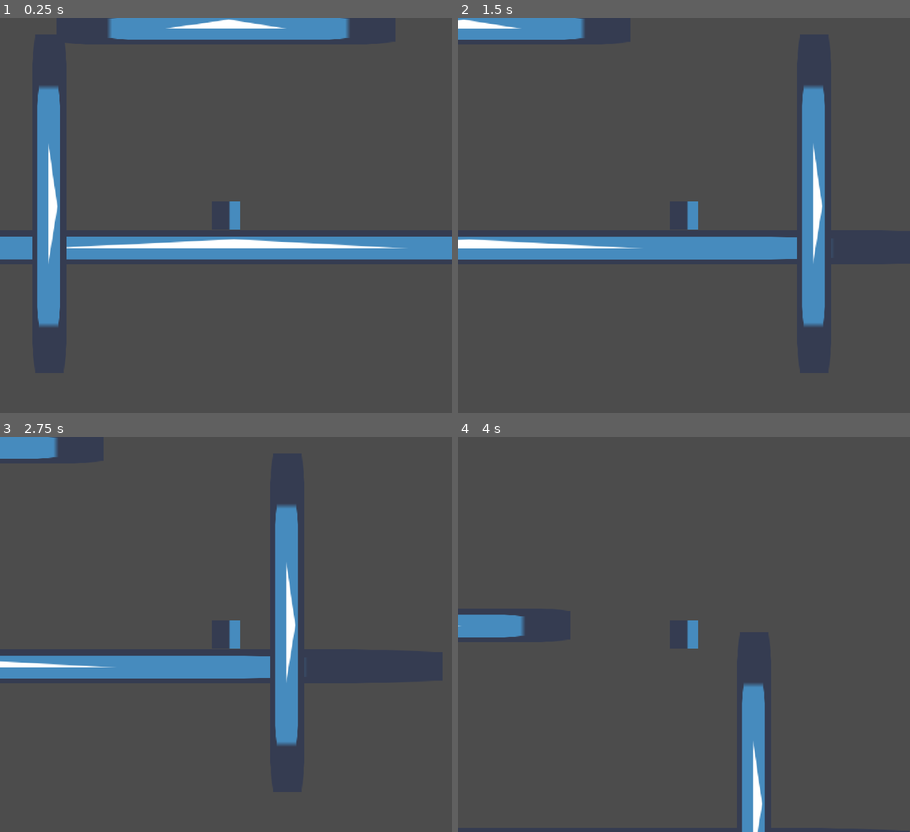
Above: before the commit, frames 1-4 (two rows, left to right).
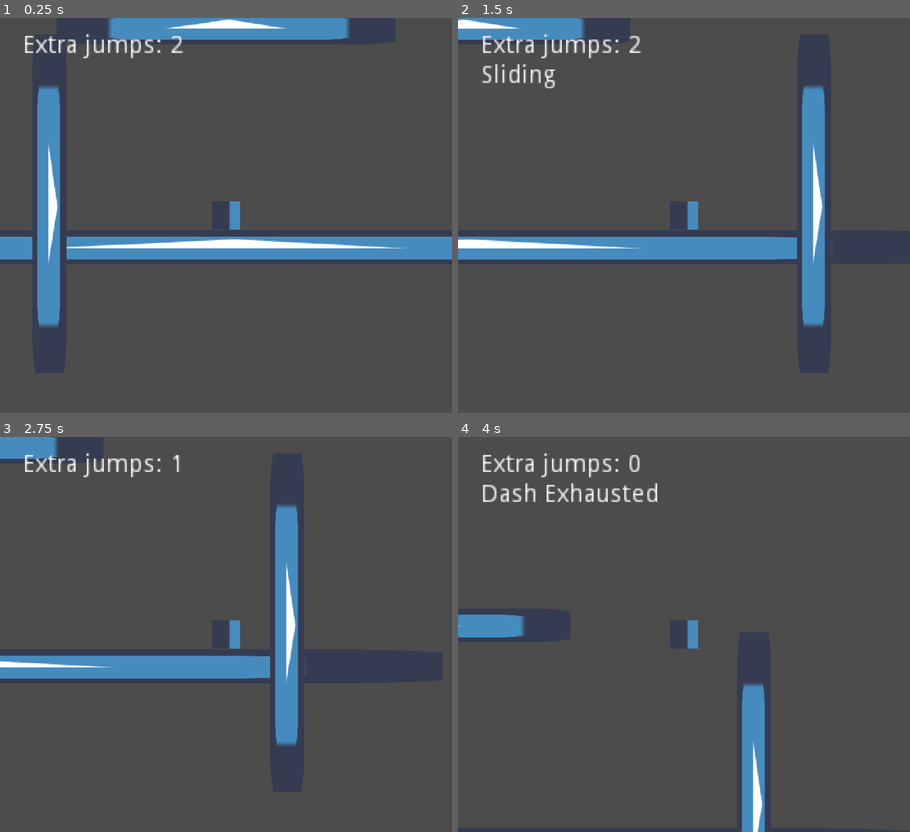
Above: after the commit, the same moments.

Repository: ThomasWoods/ldjam46
Game: Godot game, scene res://Scenes/TestArea.tscn
The game is run twice, just before and just after one commit, with the same random seed, the same clock (stepped at 60 frames per second) and the same inputs. The engine's default icon, where the game draws it, is replaced by a stand-in: a white triangle on a blue panel in a dark square.
Inputs:
- Up to frame 1 (0.25 s): no input
- Up to frame 2 (1.5 s): tap Enter at 0.5 s; hold D (move_right) 0.53-1.28 s; hold Space (jump) 0.53-1.28 s; tap Ctrl (dash) at 0.6 s; hold S (move_down) from 1.28 s (still down); tap Space (jump) at 1.35 s
- Up to frame 3 (2.75 s): tap Space (jump) at 1.52, 1.82 s; tap Ctrl (dash) at 1.55, 2.1 s; release S (move_down) at 2.03 s; hold D (move_right) from 2.03 s (still down); hold Space (jump) from 2.03 s (still down)
- Up to frame 4 (4 s): release D (move_right) at 2.78 s; release Space (jump) at 2.78 s; hold W (move_up) 2.78-3.53 s; tap Shift (run) at 2.85 s; tap Space (jump) at 3.02, 3.32 s; tap Ctrl (dash) at 3.05, 3.6 s; hold A (move_left) from 3.53 s (still down); hold Space (jump) from 3.53 s (still down)

The runs differ from the first frame. In frame 1, 0.6% of the frame differs, in the area x 5-41%, y 4-11%; in frame 2, 1.0%; in frame 3, 0.6%; in frame 4, 1.3%, in the area x 5-45%, y 4-17%.

Commit message:
added some info to the screen

Diff:
--- a/Scenes/TestArea.tscn
+++ b/Scenes/TestArea.tscn
@@ -1,8 +1,9 @@
-[gd_scene load_steps=5 format=2]
+[gd_scene load_steps=6 format=2]
 
 [ext_resource path="res://icon.png" type="Texture" id=1]
 [ext_resource path="res://Scenes/Player.tscn" type="PackedScene" id=2]
 [ext_resource path="res://Scripts/SetCamera2D.gd" type="Script" id=3]
+[ext_resource path="res://Scripts/infoLabel.gd" type="Script" id=4]
 
 [sub_resource type="RectangleShape2D" id=1]
 
@@ -59,3 +60,13 @@
 
 [node name="Camera2D" type="Camera2D" parent="Player"]
 script = ExtResource( 3 )
+
+[node name="Label" type="Label" parent="Player/Camera2D"]
+margin_left = -115.409
+margin_top = -102.912
+margin_right = -75.4089
+margin_bottom = -88.9124
+script = ExtResource( 4 )
+__meta__ = {
+"_edit_use_anchors_": false
+}
--- a/Scripts/Player.gd
+++ b/Scripts/Player.gd
@@ -1,4 +1,6 @@
 extends KinematicBody2D
+
+class_name Player
 
 var touching_ground :=false
 var touching_cieling :=false
--- /dev/null
+++ b/Scripts/infoLabel.gd
@@ -0,0 +1,22 @@
+extends Label
+
+
+# Declare member variables here. Examples:
+# var a = 2
+# var b = "text"
+var player : Player
+
+# Called when the node enters the scene tree for the first time.
+func _ready():
+	player = get_parent().get_parent()
+
+
+# Called every frame. 'delta' is the elapsed time since the previous frame.
+func _process(delta):
+	set_text(
+		"Extra jumps: "+str(player.extra_jumps) +
+		("\nSliding" if player.sliding else "") +
+		("\nDashing" if player.dashing else "") +
+		("\nDash Exhausted" if !player.dashing && player.lock_dash else "") +
+		("\nJumping" if player.jumping else "")
+		)
--- a/project.godot
+++ b/project.godot
@@ -13,14 +13,20 @@
 "class": "Feeler",
 "language": "GDScript",
 "path": "res://Scripts/Feeler.gd"
+}, {
+"base": "KinematicBody2D",
+"class": "Player",
+"language": "GDScript",
+"path": "res://Scripts/Player.gd"
 } ]
 _global_script_class_icons={
-"Feeler": ""
+"Feeler": "",
+"Player": ""
 }
 
 [application]
 
-config/name="Redslash12 ldJam46 Platforming Engine"
+config/name="Redslash12 ldJam46"
 config/description="Platforming engine started for the ldjam46"
 run/main_scene="res://Scenes/TestArea.tscn"
 config/icon="res://icon.png"
@@ -38,39 +44,50 @@
 "deadzone": 0.5,
 "events": [ Object(InputEventKey,"resource_local_to_scene":false,"resource_name":"","device":0,"alt":false,"shift":false,"control":false,"meta":false,"command":false,"pressed":false,"scancode":87,"unicode":0,"echo":false,"script":null)
 , Object(InputEventKey,"resource_local_to_scene":false,"resource_name":"","device":0,"alt":false,"shift":false,"control":false,"meta":false,"command":false,"pressed":false,"scancode":16777232,"unicode":0,"echo":false,"script":null)
+, Object(InputEventJoypadMotion,"resource_local_to_scene":false,"resource_name":"","device":-1,"axis":1,"axis_value":-1.0,"script":null)
+, Object(InputEventJoypadButton,"resource_local_to_scene":false,"resource_name":"","device":-1,"button_index":12,"pressure":0.0,"pressed":false,"script":null)
  ]
 }
 move_left={
 "deadzone": 0.5,
 "events": [ Object(InputEventKey,"resource_local_to_scene":false,"resource_name":"","device":0,"alt":false,"shift":false,"control":false,"meta":false,"command":false,"pressed":false,"scancode":65,"unicode":0,"echo":false,"script":null)
 , Object(InputEventKey,"resource_local_to_scene":false,"resource_name":"","device":0,"alt":false,"shift":false,"control":false,"meta":false,"command":false,"pressed":false,"scancode":16777231,"unicode":0,"echo":false,"script":null)
+, Object(InputEventJoypadMotion,"resource_local_to_scene":false,"resource_name":"","device":-1,"axis":0,"axis_value":-1.0,"script":null)
+, Object(InputEventJoypadButton,"resource_local_to_scene":false,"resource_name":"","device":-1,"button_index":14,"pressure":0.0,"pressed":false,"script":null)
  ]
 }
 move_right={
 "deadzone": 0.5,
 "events": [ Object(InputEventKey,"resource_local_to_scene":false,"resource_name":"","device":0,"alt":false,"shift":false,"control":false,"meta":false,"command":false,"pressed":false,"scancode":68,"unicode":0,"echo":false,"script":null)
 , Object(InputEventKey,"resource_local_to_scene":false,"resource_name":"","device":0,"alt":false,"shift":false,"control":false,"meta":false,"command":false,"pressed":false,"scancode":16777233,"unicode":0,"echo":false,"script":null)
+, Object(InputEventJoypadMotion,"resource_local_to_scene":false,"resource_name":"","device":-1,"axis":0,"axis_value":1.0,"script":null)
+, Object(InputEventJoypadButton,"resource_local_to_scene":false,"resource_name":"","device":-1,"button_index":15,"pressure":0.0,"pressed":false,"script":null)
  ]
 }
 move_down={
 "deadzone": 0.5,
 "events": [ Object(InputEventKey,"resource_local_to_scene":false,"resource_name":"","device":0,"alt":false,"shift":false,"control":false,"meta":false,"command":false,"pressed":false,"scancode":83,"unicode":0,"echo":false,"script":null)
 , Object(InputEventKey,"resource_local_to_scene":false,"resource_name":"","device":0,"alt":false,"shift":false,"control":false,"meta":false,"command":false,"pressed":false,"scancode":16777234,"unicode":0,"echo":false,"script":null)
+, Object(InputEventJoypadMotion,"resource_local_to_scene":false,"resource_name":"","device":-1,"axis":1,"axis_value":1.0,"script":null)
+, Object(InputEventJoypadButton,"resource_local_to_scene":false,"resource_name":"","device":-1,"button_index":13,"pressure":0.0,"pressed":false,"script":null)
  ]
 }
 jump={
 "deadzone": 0.5,
 "events": [ Object(InputEventKey,"resource_local_to_scene":false,"resource_name":"","device":0,"alt":false,"shift":false,"control":false,"meta":false,"command":false,"pressed":false,"scancode":32,"unicode":0,"echo":false,"script":null)
+, Object(InputEventJoypadButton,"resource_local_to_scene":false,"resource_name":"","device":-1,"button_index":1,"pressure":0.0,"pressed":false,"script":null)
  ]
 }
 run={
 "deadzone": 0.5,
 "events": [ Object(InputEventKey,"resource_local_to_scene":false,"resource_name":"","device":0,"alt":false,"shift":false,"control":false,"meta":false,"command":false,"pressed":false,"scancode":16777237,"unicode":0,"echo":false,"script":null)
+, Object(InputEventJoypadButton,"resource_local_to_scene":false,"resource_name":"","device":-1,"button_index":0,"pressure":0.0,"pressed":false,"script":null)
  ]
 }
 dash={
 "deadzone": 0.5,
 "events": [ Object(InputEventKey,"resource_local_to_scene":false,"resource_name":"","device":0,"alt":false,"shift":false,"control":false,"meta":false,"command":false,"pressed":false,"scancode":16777238,"unicode":0,"echo":false,"script":null)
+, Object(InputEventJoypadButton,"resource_local_to_scene":false,"resource_name":"","device":-1,"button_index":3,"pressure":0.0,"pressed":false,"script":null)
  ]
 }
 
Not shown, changed: export_presets.cfg
